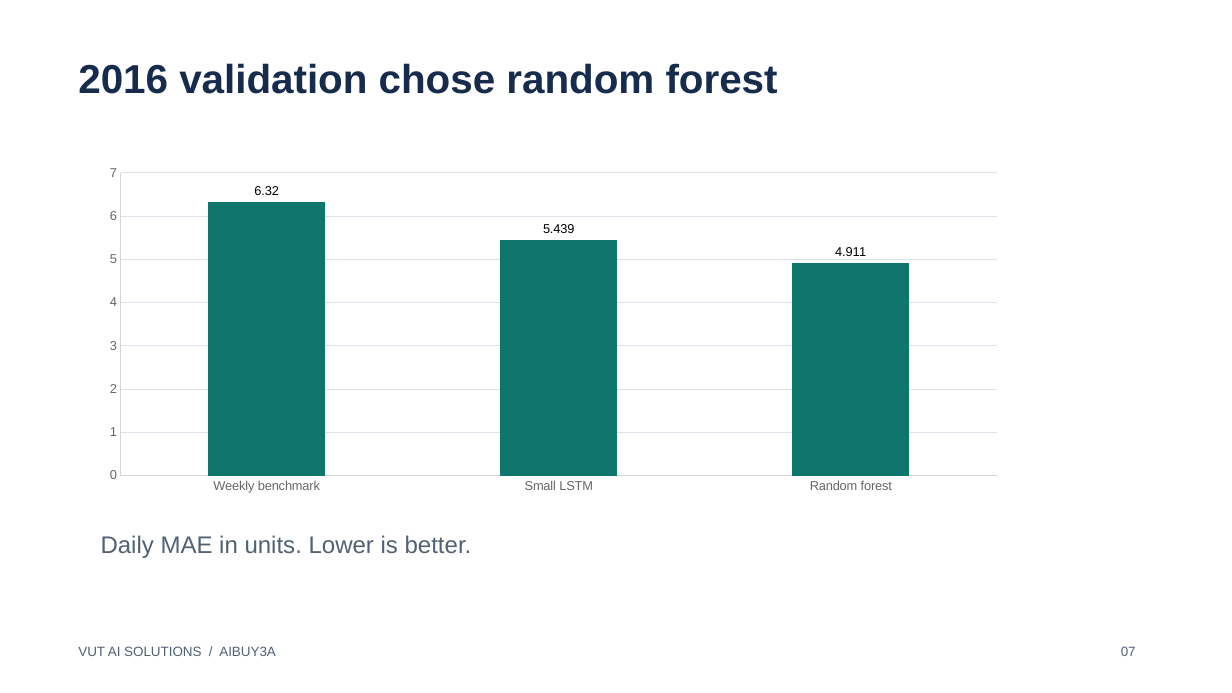
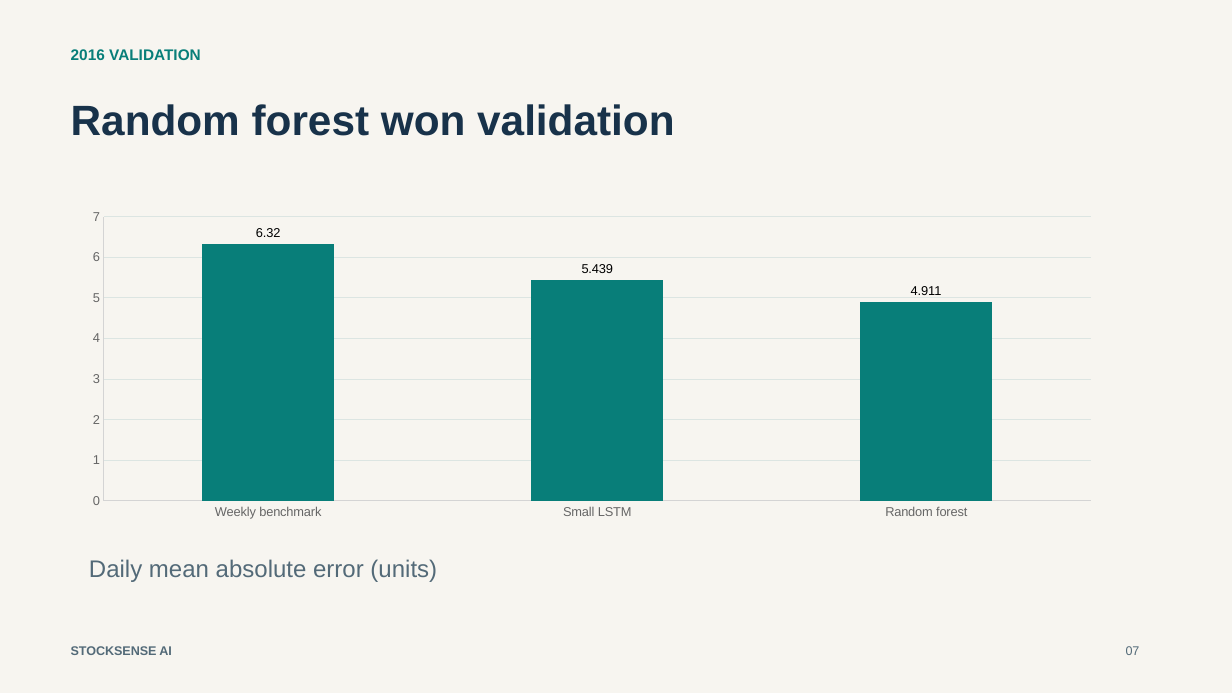
Before and after one commit to VUT-AI-SOLUTIONS-2026/stocksense-ai, a slide deck: slide 7 of docs/StockSense_AI_Presentation_Review.pptx. Drawn at 1232x693 pixels with LibreOffice and Linux fonts; fonts in the diff are those of the drawing. Boxes give left, top, right and bottom in pixels: in the first picture for what was removed or moved away, otherwise in the second. Text is boxed around its words. In the diff, an @@ line names an element or a change of style, - is before the commit and + after.

```diff
--- a/docs/StockSense_AI_Presentation_Review.pptx
+++ b/docs/StockSense_AI_Presentation_Review.pptx
@@ background #FFFFFF to #F7F5F0 @@
@@ text added at <box>71,49,201,60</box>, 12 pt, text #087E79, bold @@
+2016 VALIDATION
@@ text at <box>71,104,674,136</box>: text changed; size 31.5 to 33 pt; text colour #172B4D to #18324A @@
-2016 validation chose random forest
+Random forest won validation
@@ column chart at <box>72,203,1112,526</box> @@
@@ colour of Series 1 #0F766E to #087E79 @@
@@ value axis changed @@
@@ column chart: place and size @@
-column chart at <box>91,159,1016,501</box>
+column chart at <box>72,203,1112,526</box>
@@ text at <box>89,559,437,582</box>: text changed; text colour #526174 to #536A78 @@
-Daily MAE in units. Lower is better.
+Daily mean absolute error (units)
@@ text added at <box>71,646,172,655</box>, 9.8 pt, text #536A78, bold @@
+STOCKSENSE AI
@@ text removed at <box>78,646,276,656</box> @@
-VUT AI SOLUTIONS / AIBUY3A
@@ text "07" at <box>1126,646,1140,655</box>: size 10.5 to 9.8 pt, text colour #526174 to #536A78 @@
```
Also in this commit, not shown: 7 other slides changed, 6 slides added, 6 slides removed, 1 other file.
